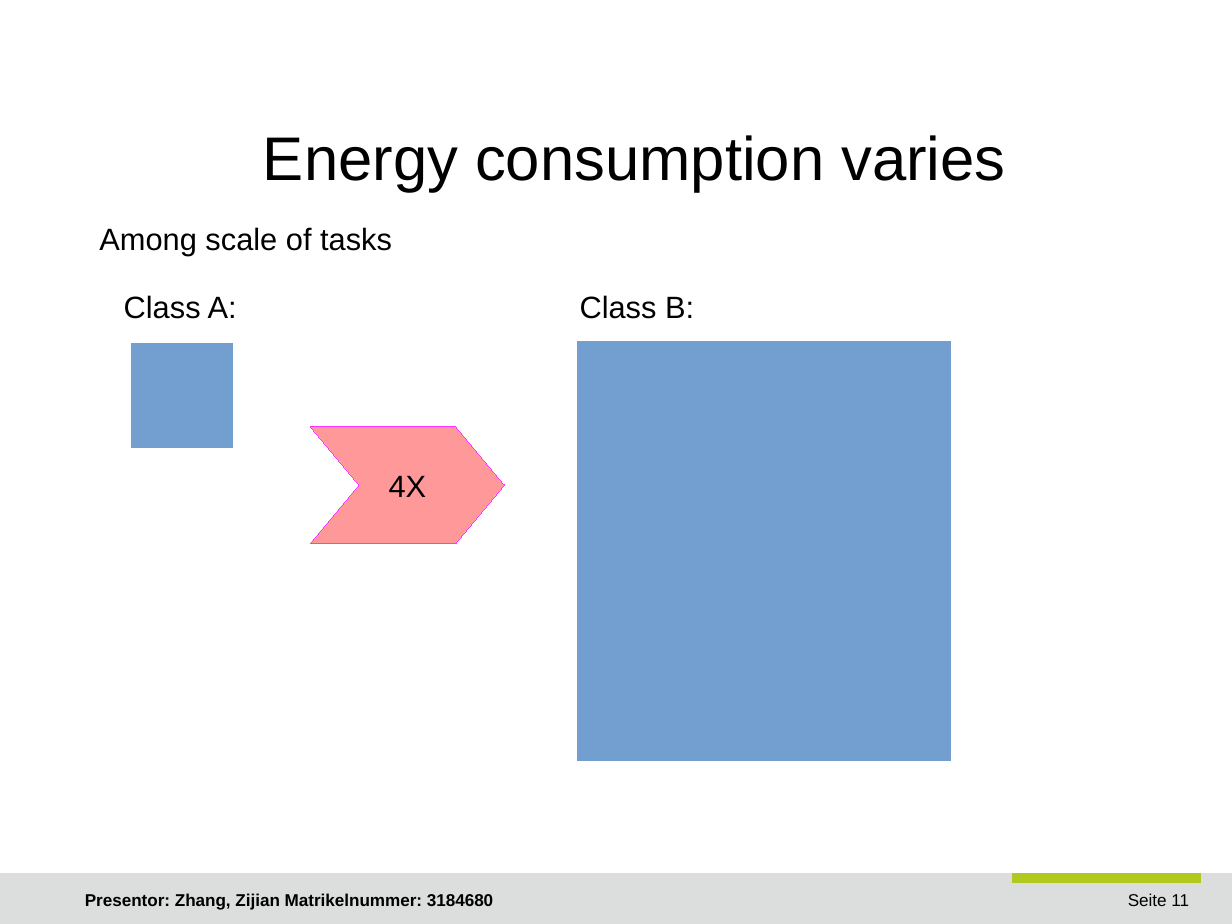
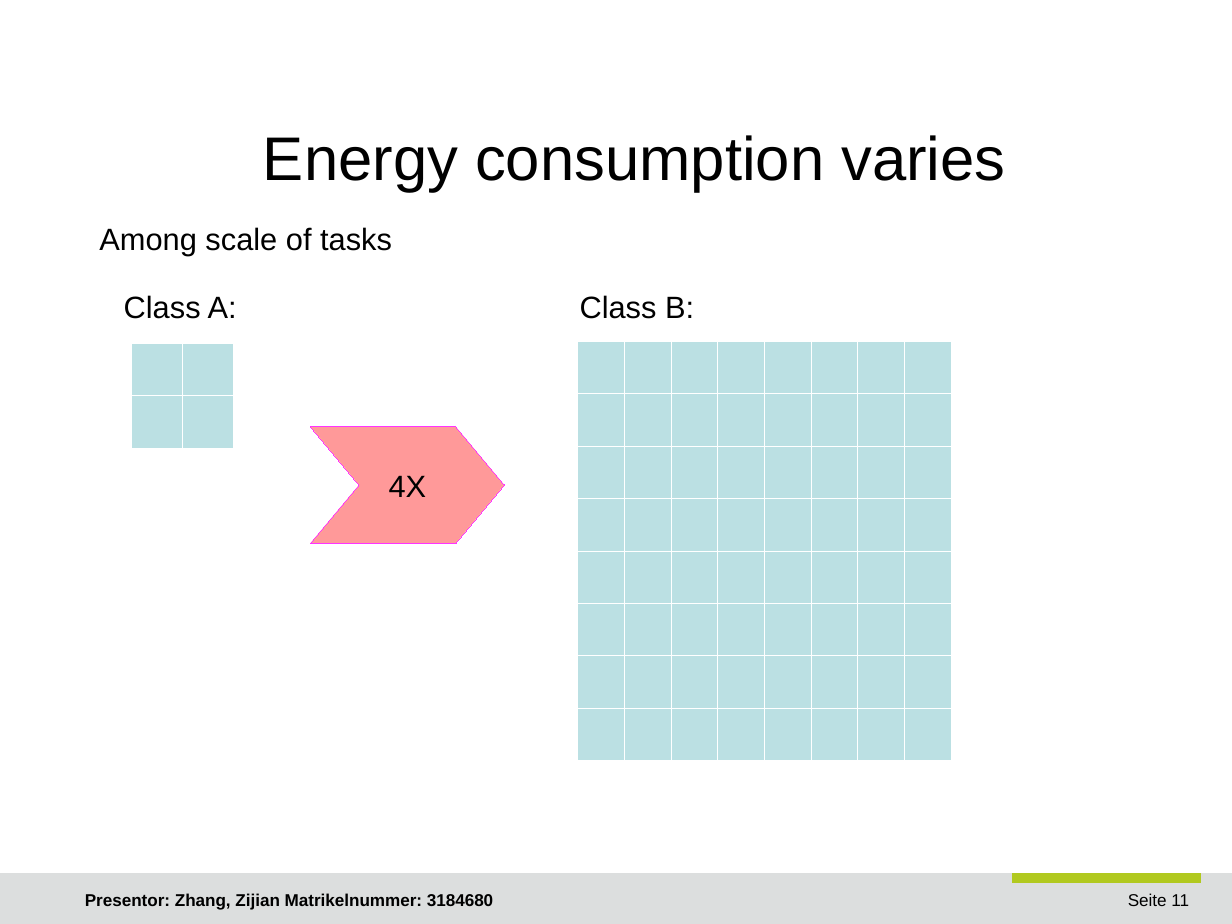
Before and after one commit to JoshuaGhost/hpc_data, a slide deck: slide 11 of presentation/Zhang_Zijian_HPC.odp. Drawn at 1232x924 pixels with LibreOffice and Linux fonts; fonts in the diff are those of the drawing; background and template pictures are left out. Boxes give left, top, right and bottom in pixels: in the first picture for what was removed or moved away, otherwise in the second. Text is boxed around its words. In the diff, an @@ line names an element or a change of style, - is before the commit and + after.

```diff
--- a/presentation/Zhang_Zijian_HPC.odp
+++ b/presentation/Zhang_Zijian_HPC.odp
@@ table at (x1=132, y1=342, x2=233, y2=447) @@
@@ fill #729FCF to #BBE0E3 in 4 cells @@
@@ borders changed @@
@@ table at (x1=578, y1=341, x2=952, y2=761) @@
@@ fill #729FCF to #BBE0E3 in 64 cells @@
@@ borders changed @@
```
Also in this commit, not shown: 4 other slides changed, 22 other files.
